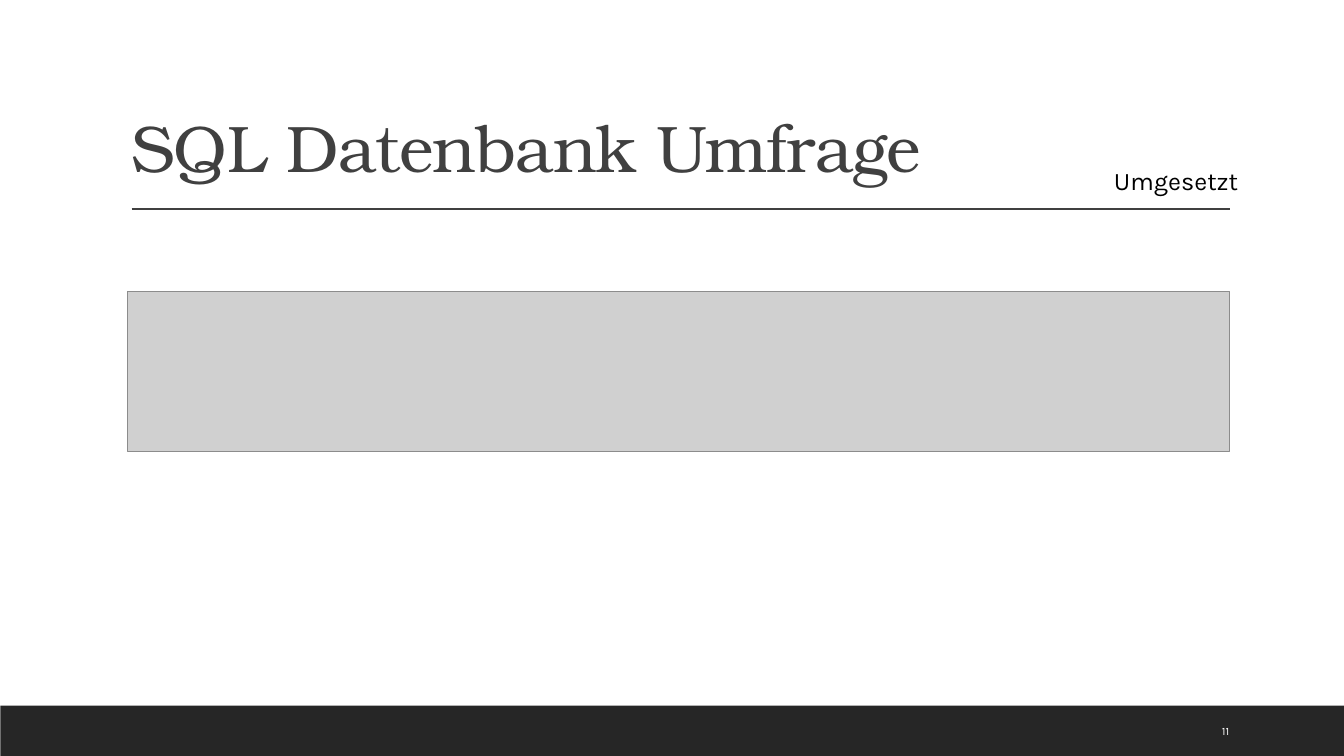
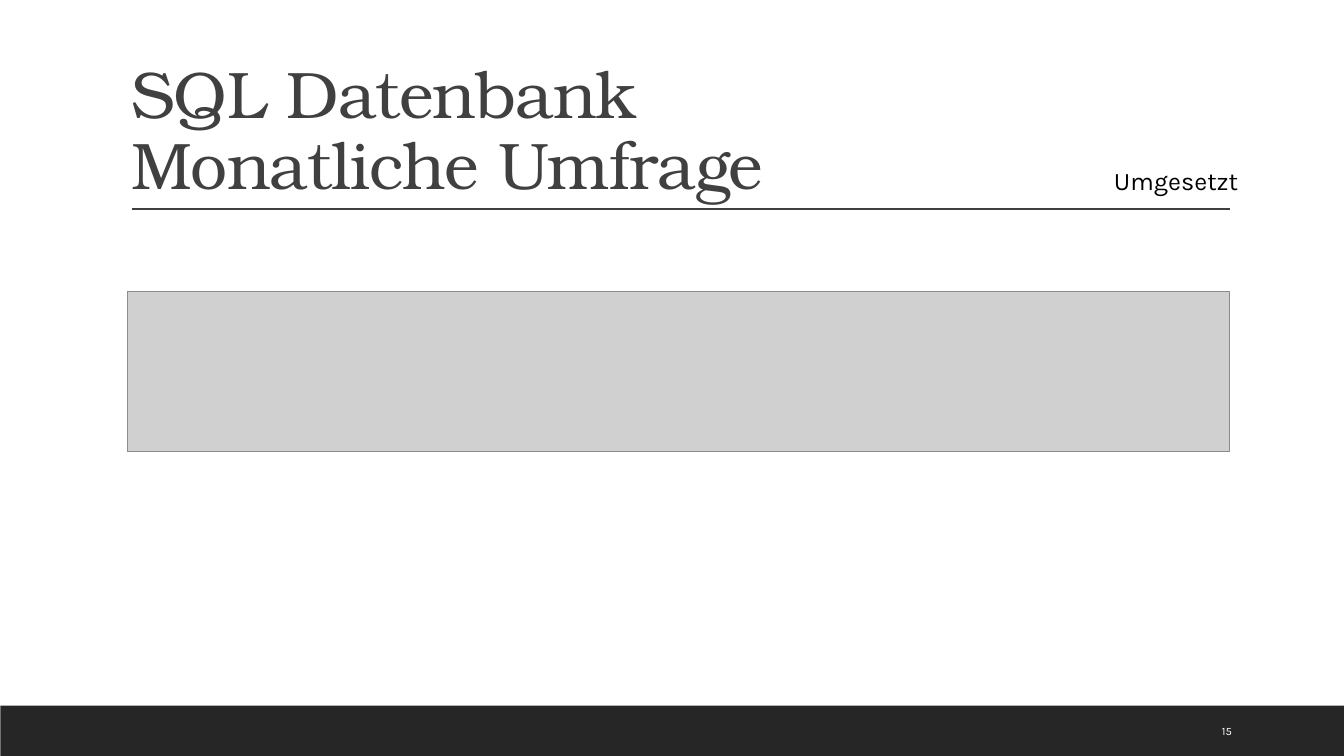
Before and after one commit to Kplacken/EPWS2020SerttasPlackenhohn, a slide deck: slide 15 of Audits/Audit 4/WS2020_SerttasPlackenhohn_Audit4.pptx (slide 11 before the commit). Drawn at 1344x756 pixels with LibreOffice and Linux fonts; fonts in the diff are those of the drawing; grey boxes stand for pictures. Boxes give left, top, right and bottom in pixels: in the first picture for what was removed or moved away, otherwise in the second. Text is boxed around its words. In the diff, an @@ line names an element or a change of style, - is before the commit and + after.

```diff
--- a/Audits/Audit 4/WS2020_SerttasPlackenhohn_Audit4.pptx
+++ b/Audits/Audit 4/WS2020_SerttasPlackenhohn_Audit4.pptx
@@ title at bbox=[131, 71, 763, 205]: text changed @@
-SQL Datenbank Umfrage
+SQL Datenbank
+Monatliche Umfrage
@@ page number at bbox=[1222, 728, 1232, 735]: text changed @@
-11
+15
```
Also in this commit, not shown: 6 other slides changed, 10 slides added, 6 other files.
